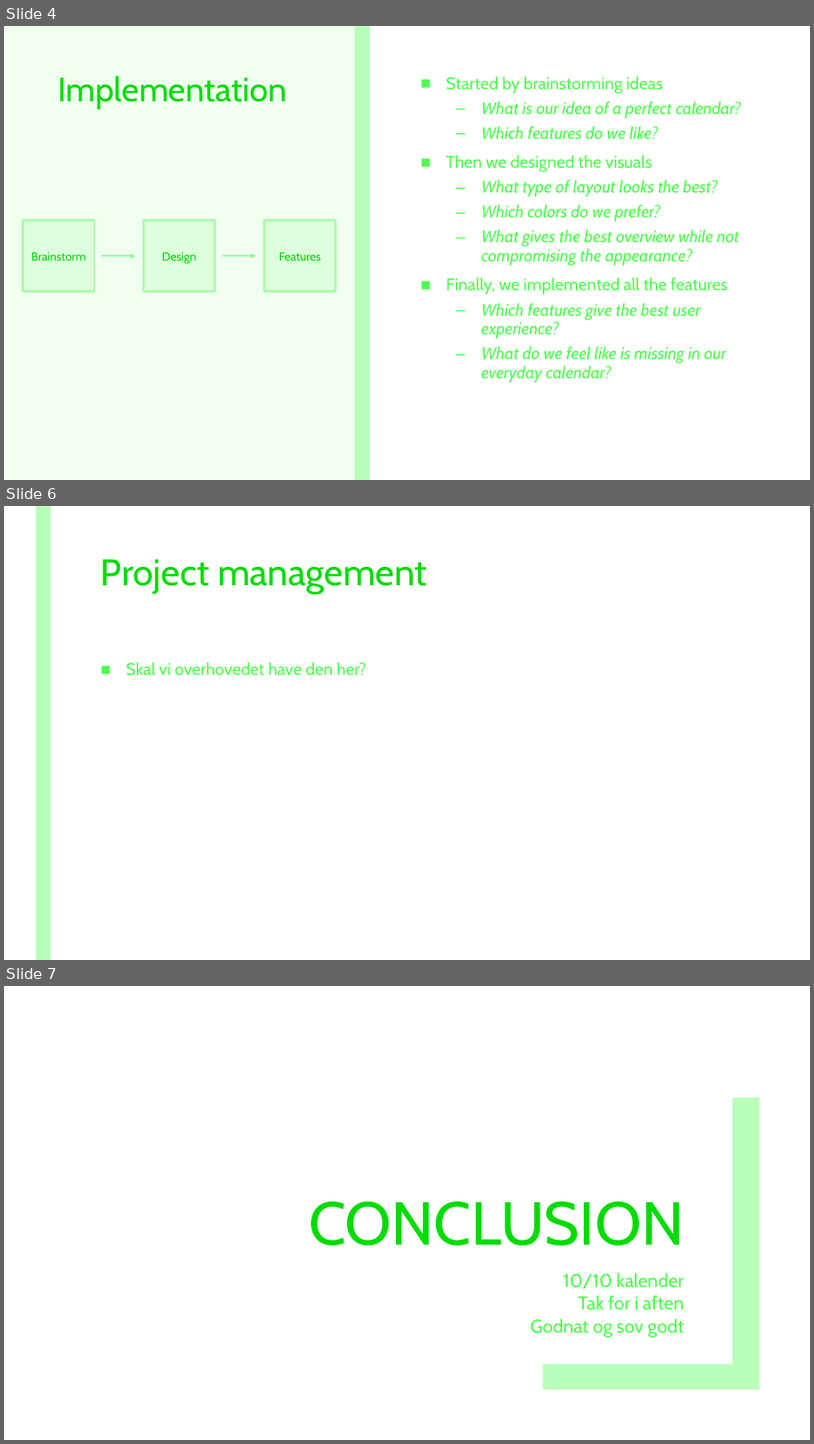
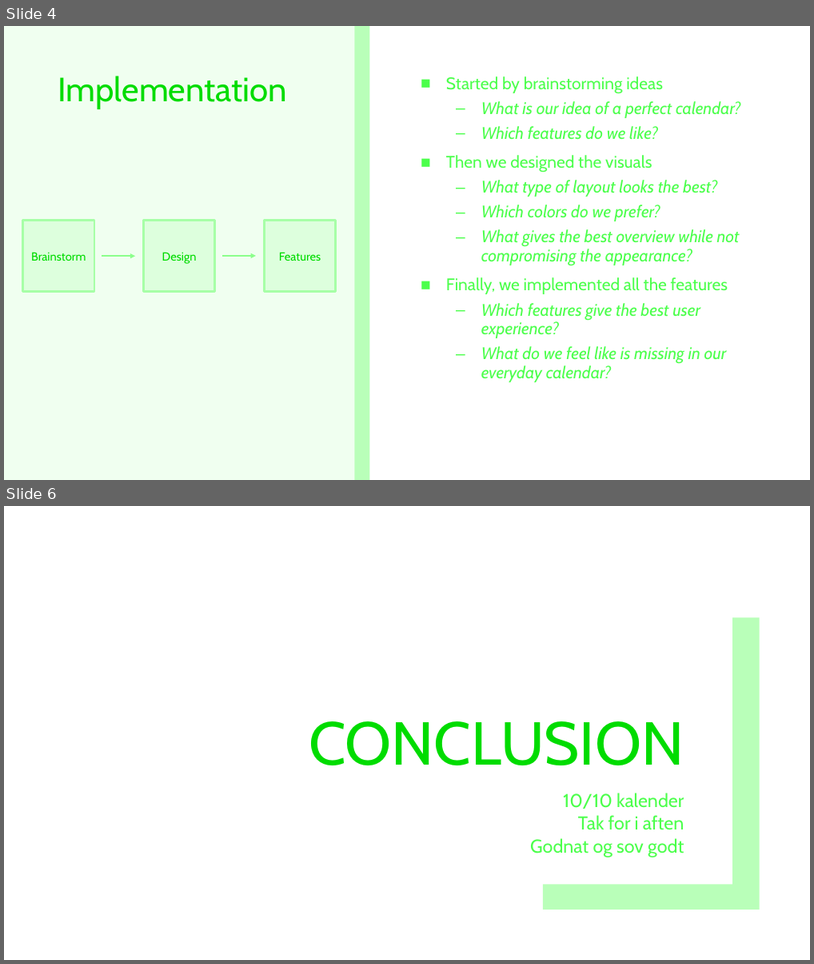
Before and after one commit to KatarinaHF/ProjektApp, a slide deck: CalendarApp_Powerpoint.pptx. Shown one above the other, each under a label of ours: slides 4, 6 and 7 before the commit, slides 4 and 6 after it; the slides between them are not shown. The pictures are 814x1444 and 814x964 pixels, drawn with LibreOffice and Linux fonts; fonts in the diff are those of the drawing. Boxes give left, top, right and bottom in pixels: in the first picture for what was removed or moved away, otherwise in the second. Text is boxed around its words. In the diff, an @@ line names an element or a change of style, - is before the commit and + after.

```diff
--- a/CalendarApp_Powerpoint.pptx
+++ b/CalendarApp_Powerpoint.pptx
@@ slide 6 removed at bbox=[4, 506, 810, 960], background #FFFFFF @@
@@ rectangle removed at bbox=[35, 506, 50, 960] @@
@@ title removed at bbox=[101, 559, 428, 594] @@
-Project management
@@ text removed at bbox=[126, 662, 366, 676] @@
-■ Skal vi overhovedet have den her?
@@ what was slide 7 is now slide 6 @@
```
Also in this commit, not shown: 2 slides changed.
